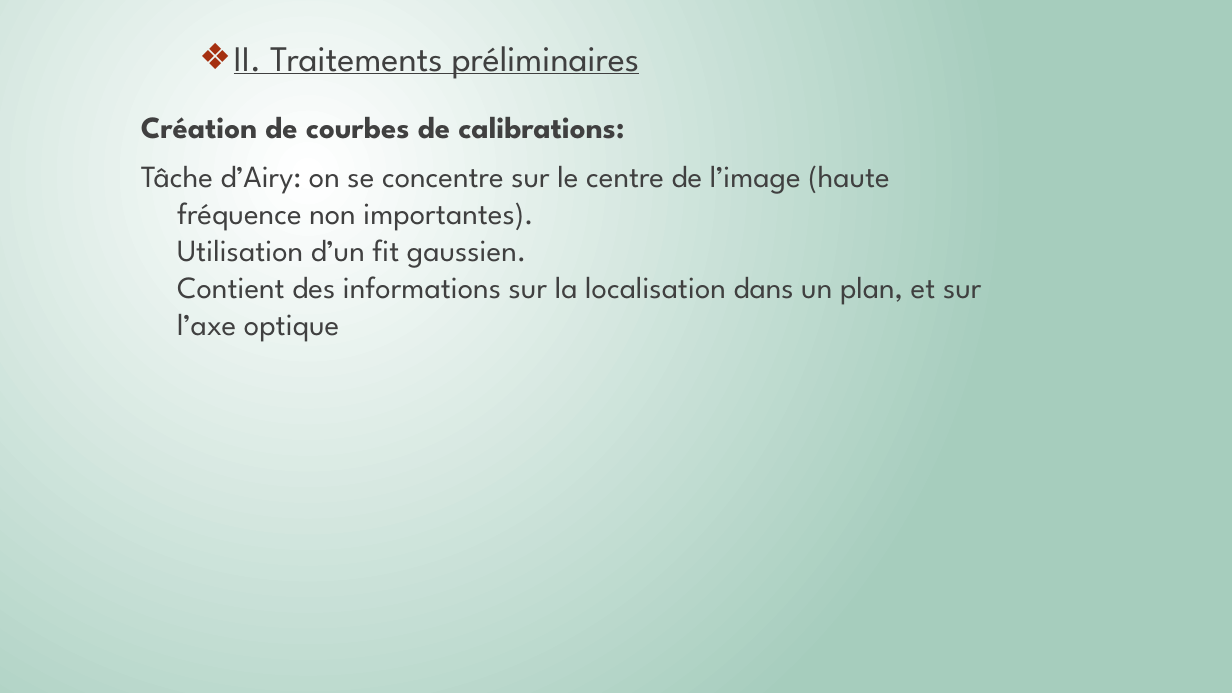
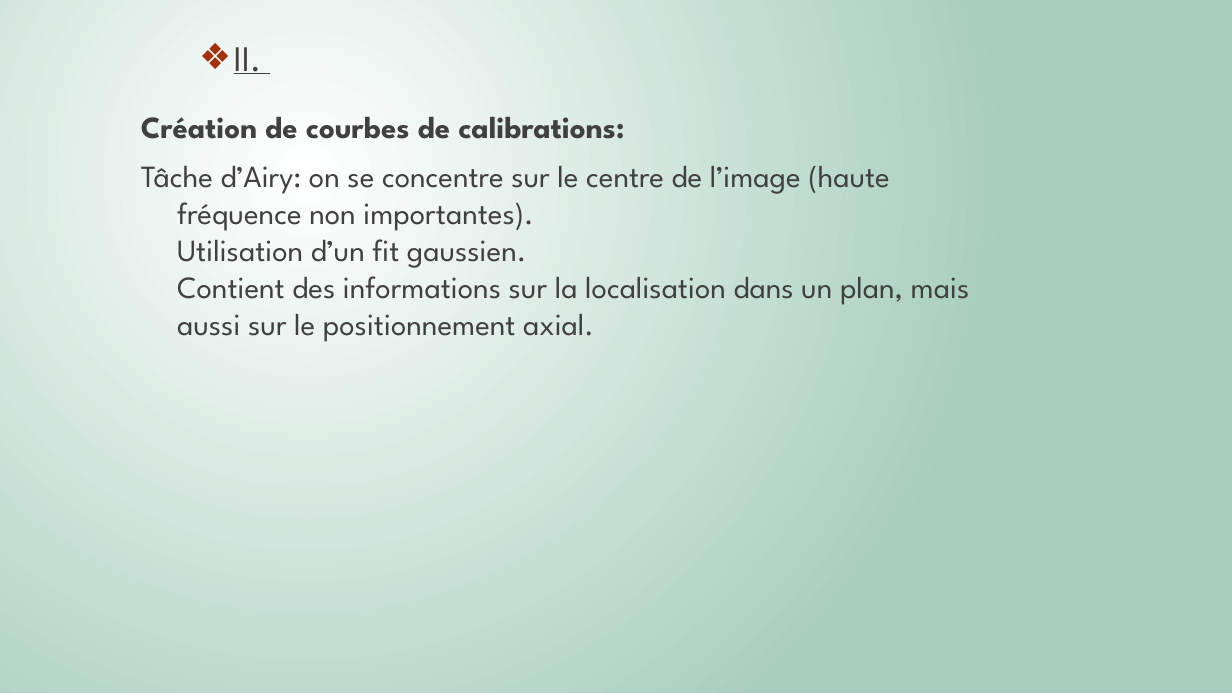
Before and after one commit to Killian-Herveau/PIMS, a slide deck: slide 10 of Pres_Avril/PresentationPIMSAvril.pptx. Drawn at 1232x693 pixels with LibreOffice and Linux fonts; fonts in the diff are those of the drawing. Boxes give left, top, right and bottom in pixels: in the first picture for what was removed or moved away, otherwise in the second. Text is boxed around its words. In the diff, an @@ line names an element or a change of style, - is before the commit and + after.

```diff
--- a/Pres_Avril/PresentationPIMSAvril.pptx
+++ b/Pres_Avril/PresentationPIMSAvril.pptx
@@ text at (234,47,262,74): text changed @@
-❖ II. Traitements préliminaires
+❖ II.
@@ text at (141,166,970,342): text changed @@
-Tâche d’Airy: on se concentre sur le centre de l’image (haute fréquence non importantes).
-Utilisation d’un fit gaussien.
-Contient des informations sur la localisation dans un plan, et sur l’axe optique
+Tâche d’Airy: on se concentre sur le centre de l’image (haute fréquence non importantes).
+Utilisation d’un fit gaussien.
+Contient des informations sur la localisation dans un plan, mais aussi sur le positionnement axial.
```
Also in this commit, not shown: 8 other slides changed, 2 slides added, 1 slide removed, 1 other file.
